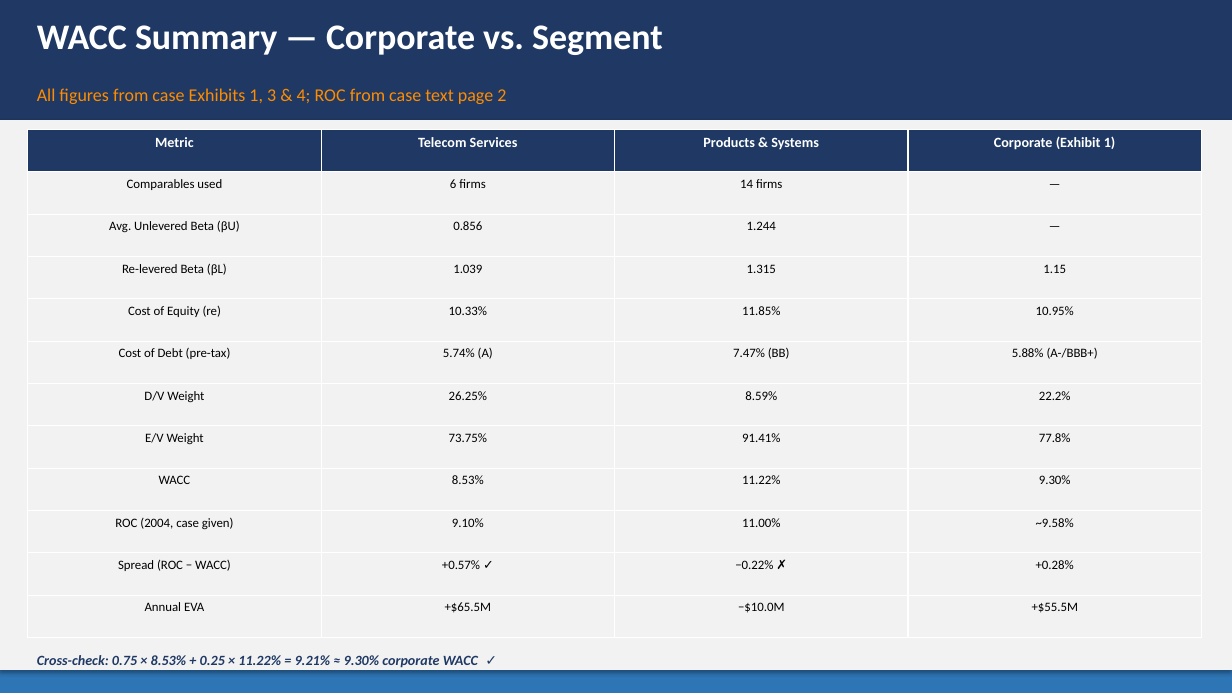
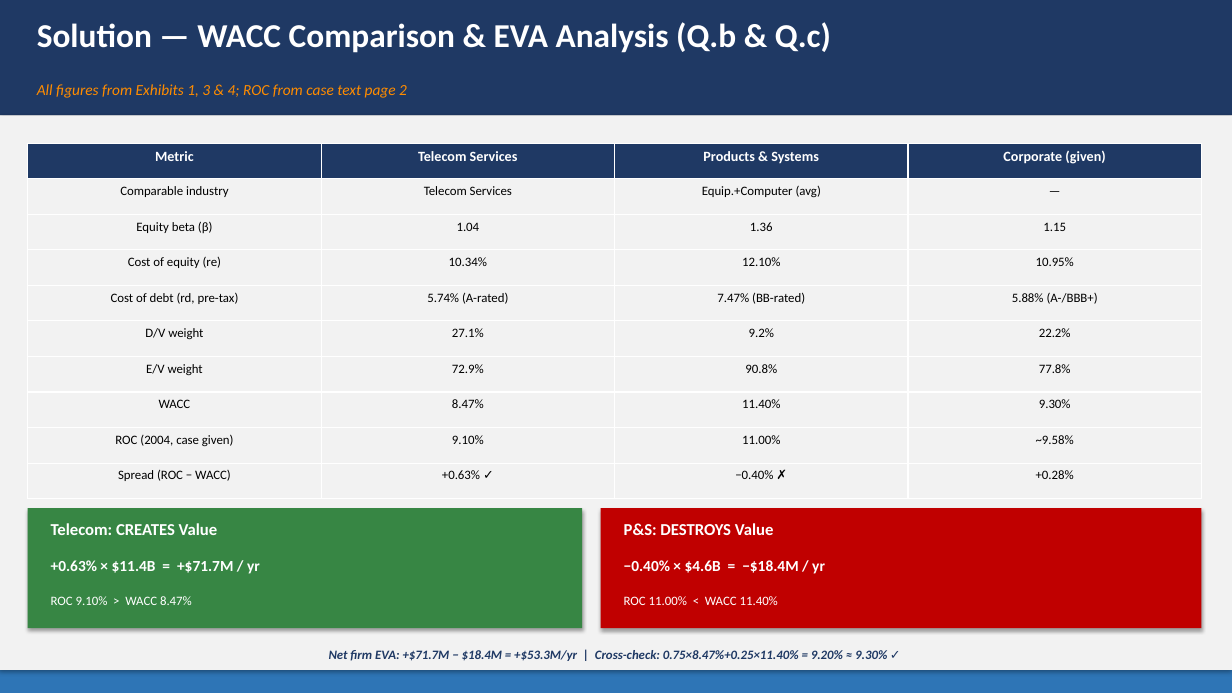
Before and after one commit to zou-haiyun-316/mfe5231casestudy, a slide deck: slide 8 of TeleTech_Case4_Presentation.pptx (slide 7 before the commit). Drawn at 1232x693 pixels with LibreOffice and Linux fonts; fonts in the diff are those of the drawing. Boxes give left, top, right and bottom in pixels: in the first picture for what was removed or moved away, otherwise in the second. Text is boxed around its words. In the diff, an @@ line names an element or a change of style, - is before the commit and + after.

Commit message:
refactor: restructure to Intro/Problem/Method/Solution/Conclusion per professor guidance
- Use Exhibit 3 industry averages directly (no unlever/relever, no filtering)
- Telecom WACC: 8.47% (beta=1.04, D/V=27.1%, Telecom Services avg)
- P&S WACC: 11.40% (beta=1.36, D/V=9.2%, Equipment+Computer blended avg)
- EVA: Telecom +71.7M, P&S -18.4M, Net +53.3M
- PPT: 13 slides, 5-part structure (Intro/Problem/Method/Solution/Conclusion)

```diff
--- a/TeleTech_Case4_Presentation.pptx
+++ b/TeleTech_Case4_Presentation.pptx
@@ rectangle: place and size @@
-rectangle at (0,0,1232,120)
+rectangle at (0,0,1232,116)
@@ text at (37,22,831,53): text changed; size 28 to 26 pt @@
-WACC Summary — Corporate vs. Segment
+Solution — WACC Comparison & EVA Analysis (Q.b & Q.c)
@@ text at (37,84,407,98): text changed; size 14 to 12 pt; italic on @@
-All figures from case Exhibits 1, 3 & 4; ROC from case text page 2
+All figures from Exhibits 1, 3 & 4; ROC from case text page 2
@@ rectangle: place and size @@
-rectangle at (0,120,1232,670)
+rectangle at (0,116,1232,670)
@@ table at (28,143,1200,499) @@
-row 1: Metric | Telecom Services | Products & Systems | Corporate (Exhibit 1)
-row 2: Comparables used | 6 firms | 14 firms | —
-row 3: Avg. Unlevered Beta (βU) | 0.856 | 1.244 | —
-row 4: Re-levered Beta (βL) | 1.039 | 1.315 | 1.15
-row 5: Cost of Equity (re) | 10.33% | 11.85% | 10.95%
-row 6: Cost of Debt (pre-tax) | 5.74% (A) | 7.47% (BB) | 5.88% (A-/BBB+)
-row 7: D/V Weight | 26.25% | 8.59% | 22.2%
-row 8: E/V Weight | 73.75% | 91.41% | 77.8%
-row 9: WACC | 8.53% | 11.22% | 9.30%
+row 1: Metric | Telecom Services | Products & Systems | Corporate (given)
+row 2: Comparable industry | Telecom Services | Equip.+Computer (avg) | —
+row 3: Equity beta (β) | 1.04 | 1.36 | 1.15
+row 4: Cost of equity (re) | 10.34% | 12.10% | 10.95%
+row 5: Cost of debt (rd, pre-tax) | 5.74% (A-rated) | 7.47% (BB-rated) | 5.88% (A-/BBB+)
+row 6: D/V weight | 27.1% | 9.2% | 22.2%
+row 7: E/V weight | 72.9% | 90.8% | 77.8%
+row 8: WACC | 8.47% | 11.40% | 9.30%
-row 11: Spread (ROC − WACC) | +0.57% ✓ | −0.22% ✗ | +0.28%
-row 12: Annual EVA | +$65.5M | −$10.0M | +$55.5M
+row 10: Spread (ROC − WACC) | +0.63% ✓ | −0.40% ✗ | +0.28%
@@ table: place and size @@
-table at (28,129,1200,638)
+table at (28,143,1200,499)
@@ rectangle added at (28,122,231,152), fill #2E75B6 @@
@@ rectangle added at (28,508,582,628), fill #378644 @@
@@ rectangle added at (601,508,1202,628), fill #C00000 @@
@@ text added at (51,523,218,535), 13 pt, text #FFFFFF, bold @@
+Telecom: CREATES Value
@@ text added at (624,523,774,535), 13 pt, text #FFFFFF, bold @@
+P&S: DESTROYS Value
@@ text added at (51,560,260,574), 12 pt, text #FFFFFF, bold @@
++0.63% × $11.4B = +$71.7M / yr
@@ text added at (624,560,825,574), 12 pt, text #FFFFFF, bold @@
+−0.40% × $4.6B = −$18.4M / yr
@@ text added at (51,596,192,605), 10 pt, text #FFFFFF @@
+ROC 9.10% > WACC 8.47%
@@ text added at (624,596,778,605), 10 pt, text #FFFFFF @@
+ROC 11.00% < WACC 11.40%
@@ text at (329,650,887,661): text changed; size 11 to 10 pt @@
-Cross-check: 0.75 × 8.53% + 0.25 × 11.22% = 9.21% ≈ 9.30% corporate WACC ✓
+Net firm EVA: +$71.7M − $18.4M = +$53.3M/yr | Cross-check: 0.75×8.47%+0.25×11.40% = 9.20% ≈ 9.30% ✓
```
Also in this commit, not shown: 4 other slides changed, 8 slides added, 9 slides removed, 1 other file.
